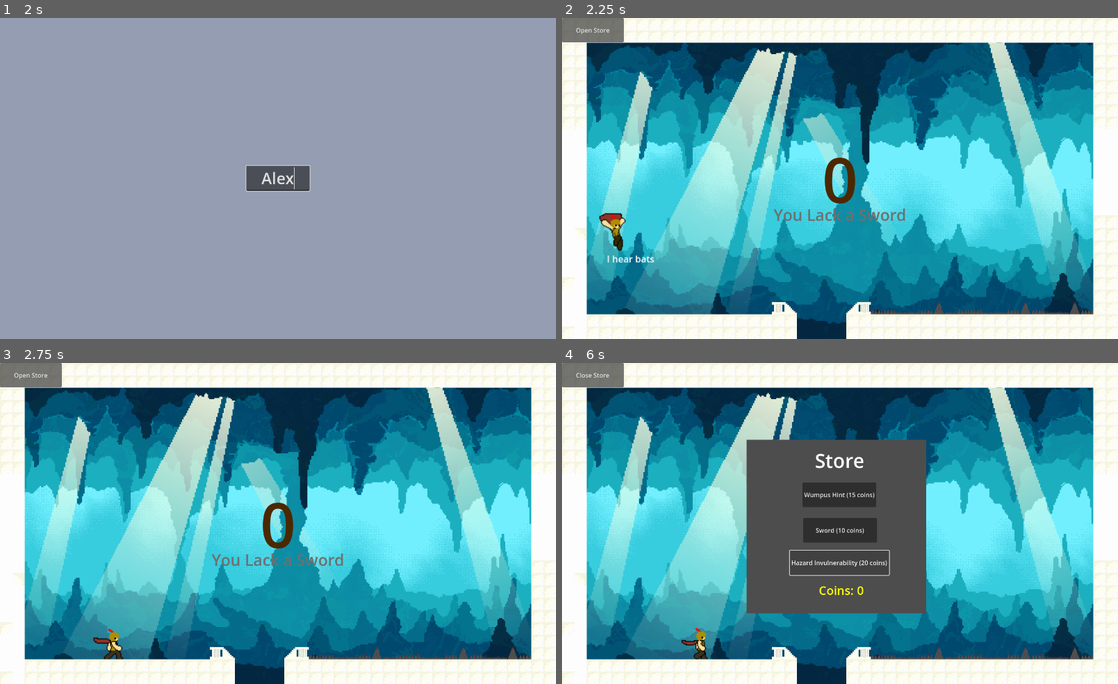
Above: before the commit, frames 1-4 (two rows, left to right).
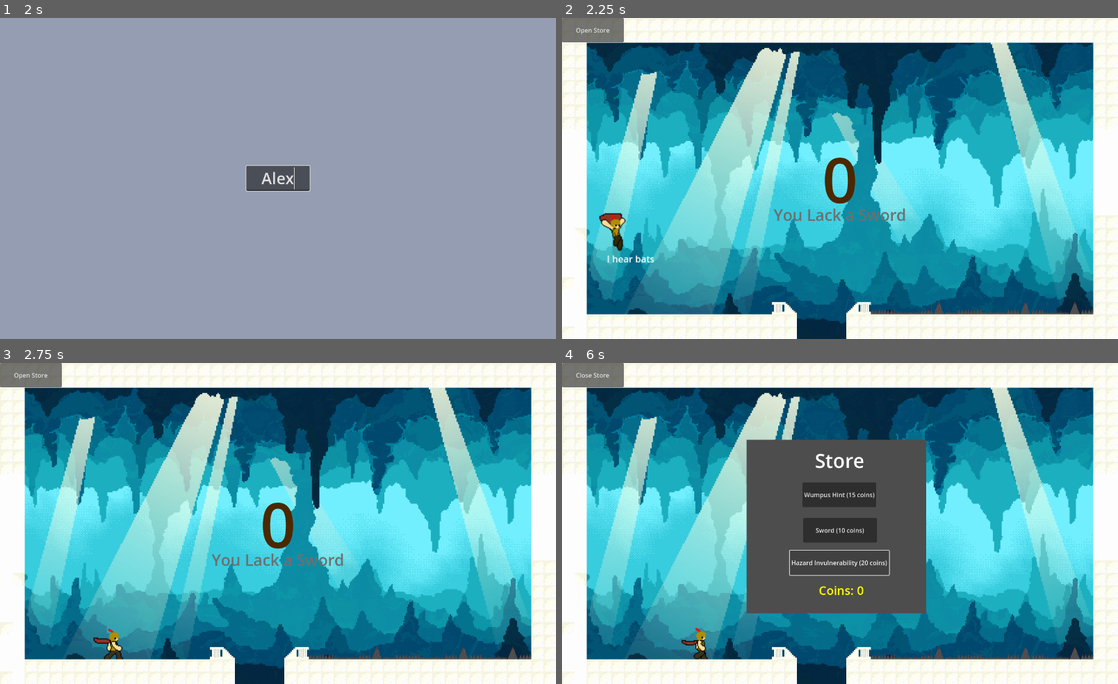
Above: after the commit, the same moments.

Repository: GCpeeper/HuntTheWampus
Game: Godot game, scene res://Scenes/main_menu.tscn
Two runs of this game, one before a commit and one after it. Both use one fixed random seed, a clock stepped at 60 frames per second and the inputs below.
Inputs (mouse positions are in pixels of both pictures, inside the frame that each line leads up to):
- Up to frame 1 (2 s): click "New Game" at 0.5 s; click (278, 178) at 1.27 s; type "Alex" at 1.35 s
- Up to frame 2 (2.25 s): tap Enter at 2 s; hold Right (right) from 2.03 s (still down)
- Up to frame 3 (2.75 s): keep holding Right (right); tap Space (jump) at 2.27 s
- Up to frame 4 (6 s): release Right (right) at 2.75 s; click "Open Store" at 2.75 s; click "Wumpus Hint (15 coins)" at 3.5 s; click "Sword (10 coins)" at 4.25 s; click "Hazard Invulnerability (20 co…" at 5 s; hold Right (right) from 5.78 s (still down)

Frame 1 is identical in both runs. In frame 2, 23% of the frame differs, in the area x 4-96%, y 7-96%; in frame 3, 23%; in frame 4, 17%.

Commit message:
fixing up pit and bat functionality with the enter room stuff

Diff:
--- a/wampus-game/Scripts/map.gd
+++ b/wampus-game/Scripts/map.gd
@@ -352,6 +352,7 @@
 		$Character.visible = true
 		curRoom = roomList[randi_range(0,4)][randi_range(0,5)]
 		print("new room is " + str(curRoom[8]))
+		enterRoom(4)
 		$Character.taking_input = true
 	elif hazard == 1:
 		var pit = Pit.instantiate()
@@ -394,8 +395,9 @@
 	if curRoom:
 		if curRoom[5] == true and not doneWithHazard:
 			await runWumpus()
-		if not doneWithHazard:
+		if not doneWithHazard and curRoom[6] >= 0:
 			await runHazard(curRoom[6])
+			return
 		var roomInstance = curRoom[4].instantiate()
 		if curRoom[6] != 1 or doneWithHazard:
 			add_child(roomInstance)
@@ -417,6 +419,8 @@
 				$Character.position = Vector2(1380, 530)
 			entrance.WEST:
 				$Character.position = Vector2(60, 530)
+			4:
+				$Character.position = Vector2(724,422)
 		print(curRoom[5])
 		$"CanvasLayer/Labels for Directions/Current Room".text = str(curRoom[8])
 		$Character.smelling = false
--- a/wampus-game/Scripts/parallax_control.gd
+++ b/wampus-game/Scripts/parallax_control.gd
@@ -5,5 +5,5 @@
 
 func offset():
 	for part in get_children():
-		part.offset.x += randi_range(-85,30)
+		part.offset.x += randi_range(-30,30)
 		print(part.offset.x)
